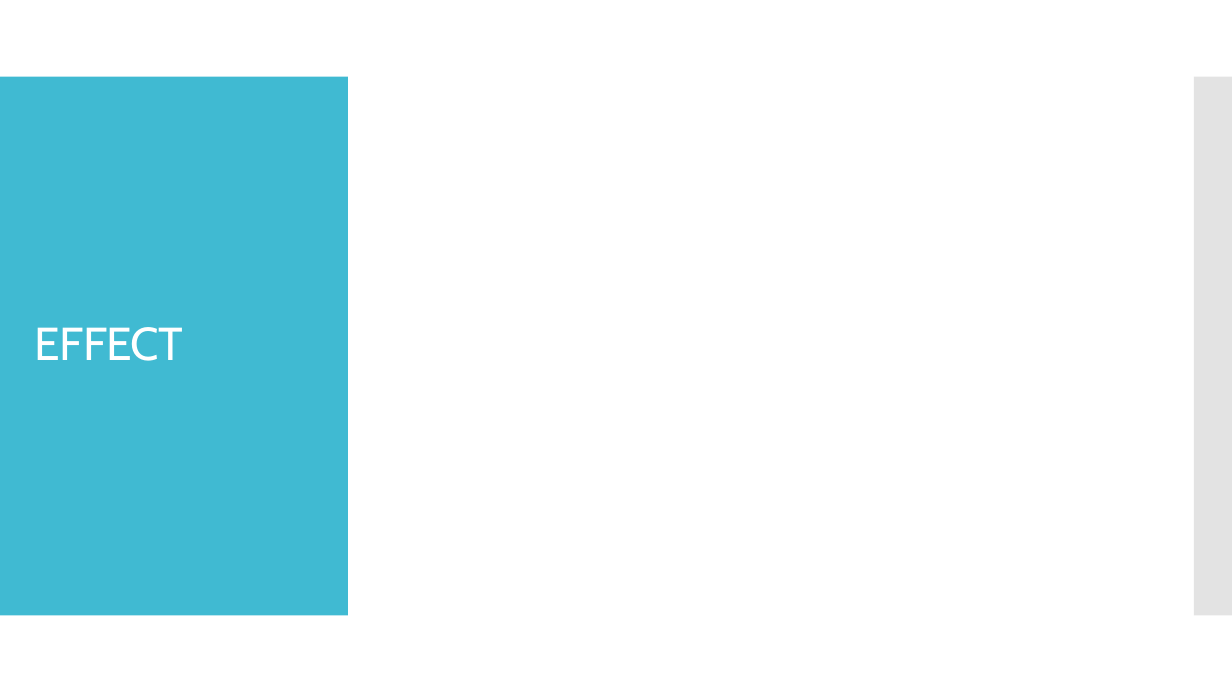
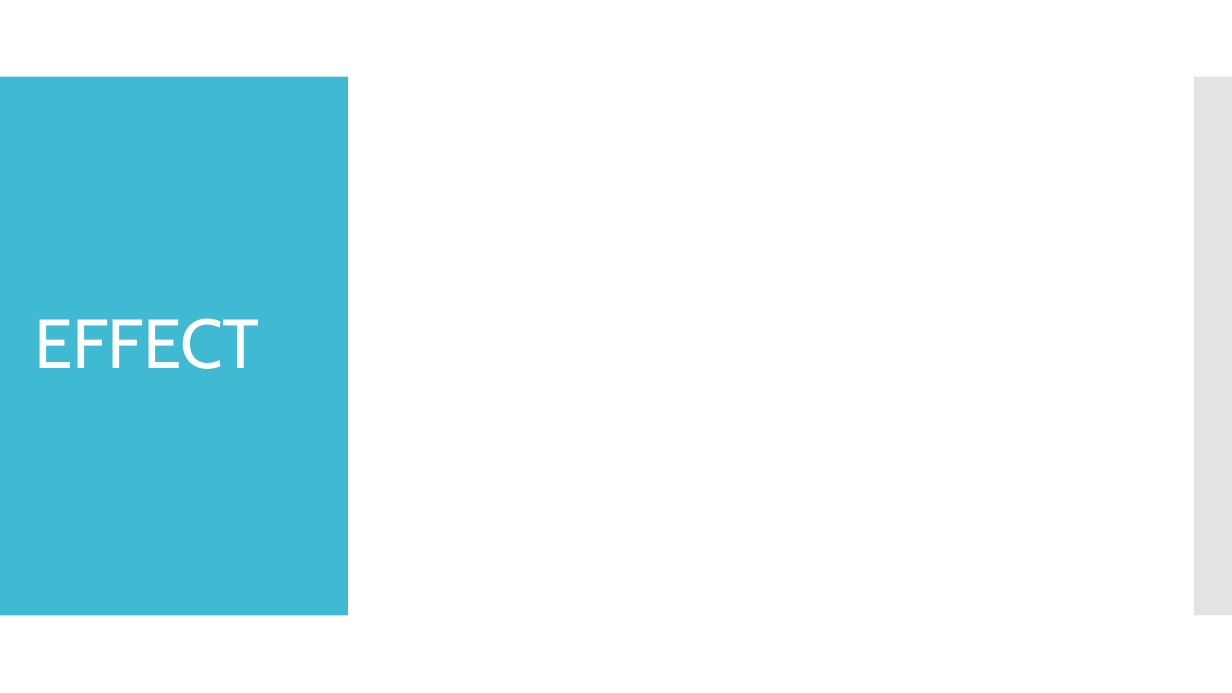
Before and after one commit to jcheramia7/IBMDESC-Poverty, a slide deck: slide 4 of Documentation/FinalPresentation.pptx (slide 3 before the commit). Drawn at 1232x693 pixels with LibreOffice and Linux fonts; fonts in the diff are those of the drawing. Boxes give left, top, right and bottom in pixels: in the first picture for what was removed or moved away, otherwise in the second. Text is boxed around its words. In the diff, an @@ line names an element or a change of style, - is before the commit and + after.

Commit message:
updated powerpoint

```diff
--- a/Documentation/FinalPresentation.pptx
+++ b/Documentation/FinalPresentation.pptx
@@ title "EFFECT" at box(35, 318, 259, 369): size 36 to 54 pt @@
```
Also in this commit, not shown: 5 slides added, 2 slides removed.
